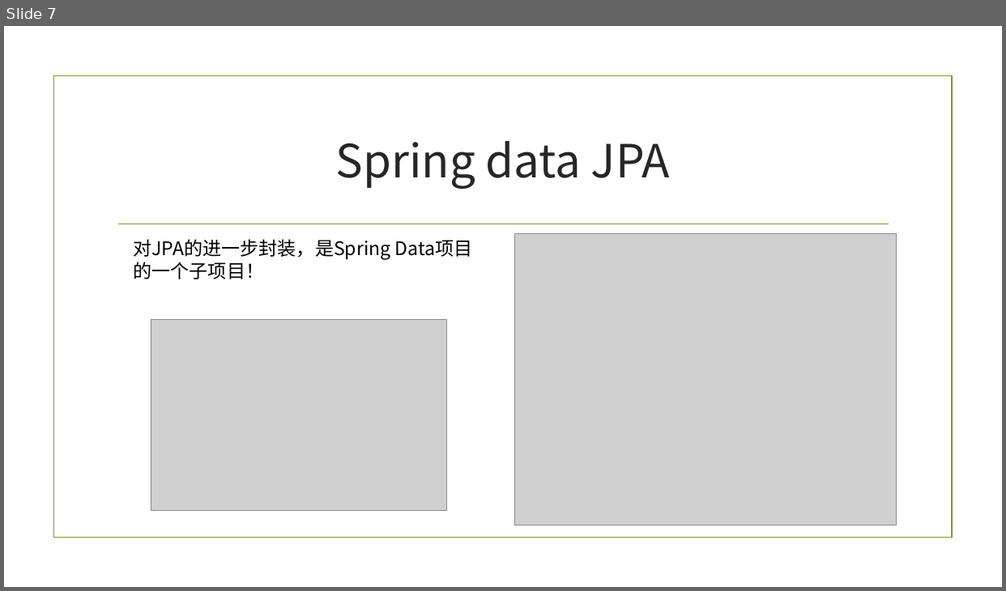
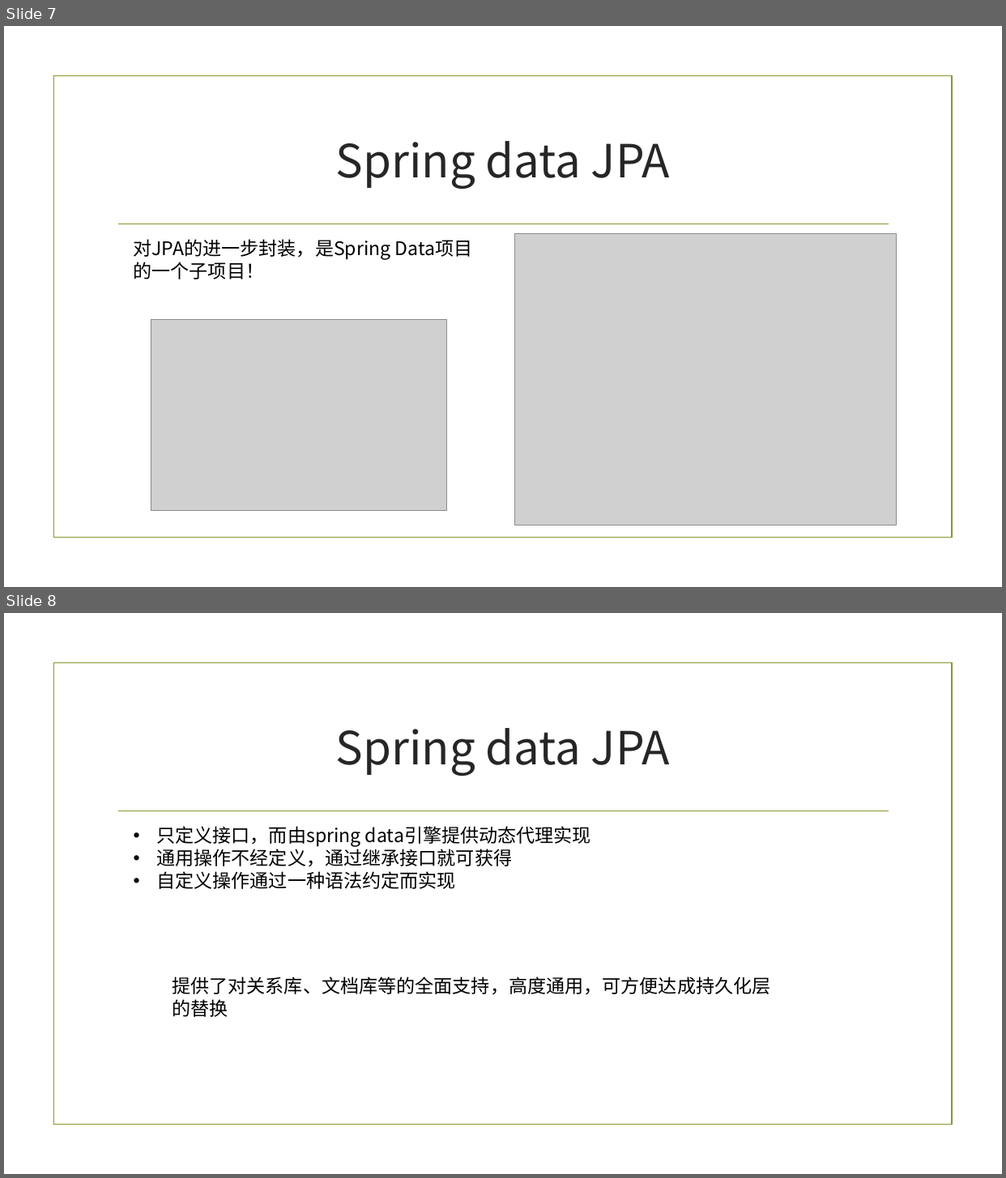
Before and after one commit to baiyuqi/course-space, a slide deck: document/讲义（ppt）/4-对象关系映射.pptx. Shown one above the other, each under a label of ours: slide 7 before the commit, slides 7 and 8 after it. The pictures are 1006x591 and 1006x1178 pixels, drawn with LibreOffice and Linux fonts; fonts in the diff are those of the drawing; grey boxes stand for pictures; background and template pictures are left out. Boxes give left, top, right and bottom in pixels: in the first picture for what was removed or moved away, otherwise in the second. Text is boxed around its words. In the diff, an @@ line names an element or a change of style, - is before the commit and + after.

```diff
--- a/document/讲义（ppt）/4-对象关系映射.pptx
+++ b/document/讲义（ppt）/4-对象关系映射.pptx
@@ slide 8 added at (4,613,1002,1174), background picture (left out); not listed: 2 template elements that a slide beside it also shows @@
@@ title added at (336,728,670,776), 44 pt, text #262626 @@
+Spring data JPA
@@ text added at (156,826,591,889), 18 pt, text #000000 @@
+• 只定义接口，而由spring data引擎提供动态代理实现
+• 通用操作不经定义，通过继承接口就可获得
+• 自定义操作通过一种语法约定而实现
@@ text added at (172,977,770,1017), 18 pt, text #000000 @@
+提供了对关系库、文档库等的全面支持，高度通用，可方便达成持久化层的替换
```
Also in this commit, not shown: 1 other slide added.
